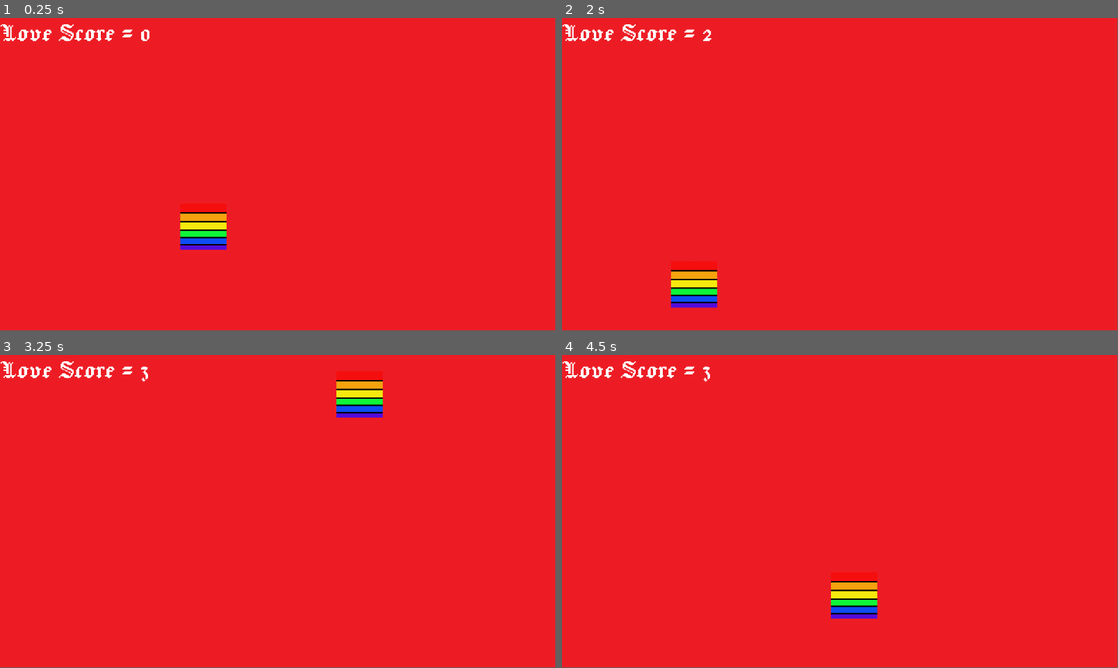
Above: before the commit, frames 1-4 (two rows, left to right).
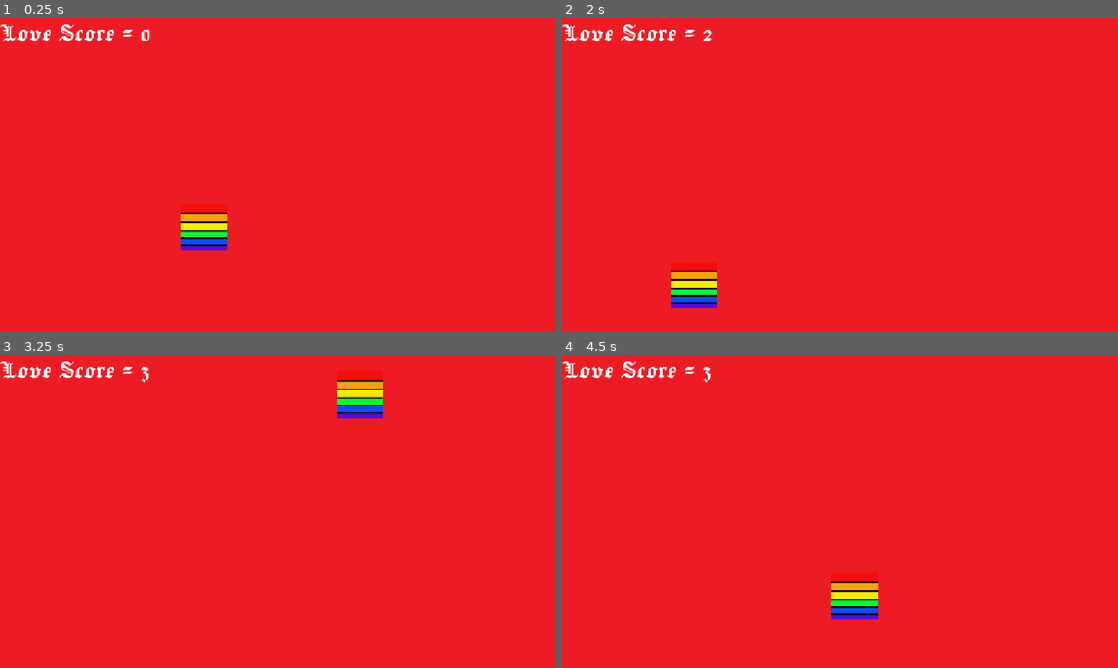
Above: after the commit, the same moments.

Repository: Kuro-Tie/freedom-game
Game: Godot game, scene res://scenes/random_button_clicker.tscn
Two runs of this game, one before a commit and one after it. Both use one fixed random seed, a clock stepped at 60 frames per second and the inputs below.
Inputs (mouse positions are in pixels of both pictures, inside the frame that each line leads up to):
- Up to frame 1 (0.25 s): no input
- Up to frame 2 (2 s): click (767, 227) at 0.5 s; click (795, 284) at 1.25 s
- Up to frame 3 (3.25 s): click (133, 621) at 2 s; tap Enter at 2.75 s
- Up to frame 4 (4.5 s): tap Space at 3.5 s; tap Enter at 4.25 s
In our replay, the window is 799x449 before the commit and 800x450 after it. These sizes can differ from the game's own. Grey fills any space a smaller window leaves; there, only what the larger window draws over its background counts as a difference.

The runs differ from the first frame. In frame 1, 0.6% of the frame differs, in the area x 0-41%, y 2-75%; in frame 2, 0.6%; in frame 3, 0.5%; in frame 4, 0.6%, in the area x 0-57%, y 2-85%.

Commit message:
renderer changed

Diff:
--- a/project.godot
+++ b/project.godot
@@ -18,3 +18,12 @@
 [autoload]
 
 Background_Music="*res://scenes/Background_Music.tscn"
+
+[display]
+
+window/stretch/mode="canvas_items"
+
+[rendering]
+
+renderer/rendering_method="gl_compatibility"
+renderer/rendering_method.mobile="gl_compatibility"
Not shown, added: export_presets.cfg
